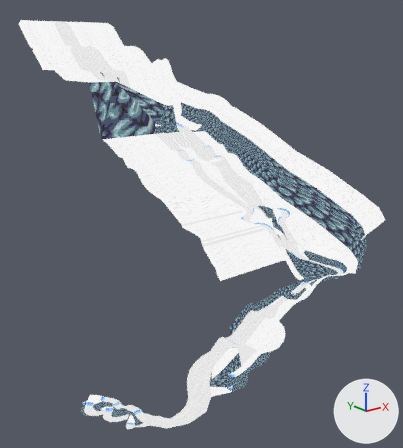
The Blender file Assets/Models/Environments/TrueLevel1/L1_v01.blend, before and after one commit.
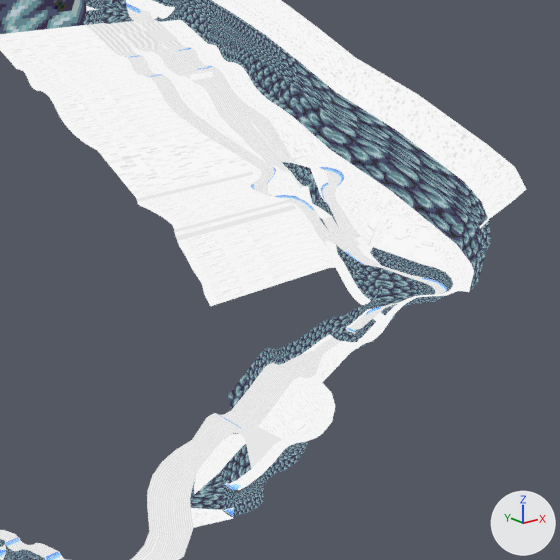
Each version is shown whole from a 50 mm camera at (-788.0, -1676.0, -80.0) aimed at (33.0, -649.0, -491.0), then close up on the part from 27% to 100% of the width and 27% to 92% of the height. Every picture has the same lights, and +X, +Y and +Z are marked at lower right.

Script lines for the objects in view, before the commit:
```python
me_grid = bpy.data.meshes.new('Grid')
me_grid.from_pydata(...)  # 3202 vertices, 3268 faces; spans x -363.0..217.0, y -1082.0..15.0, z -833.0..0.0
me_grid.materials.append(mat_level1textures)
ob_grid = bpy.data.objects.new('Grid', me_grid)
ob_grid.location = (0.0, 0.0, 0.0)
```
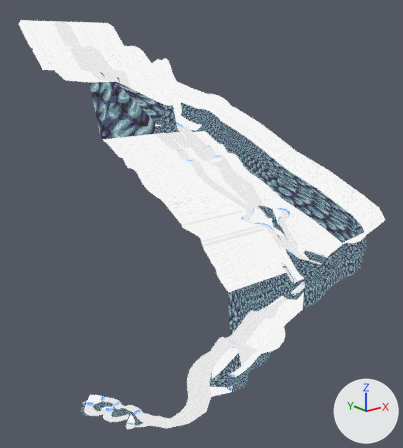
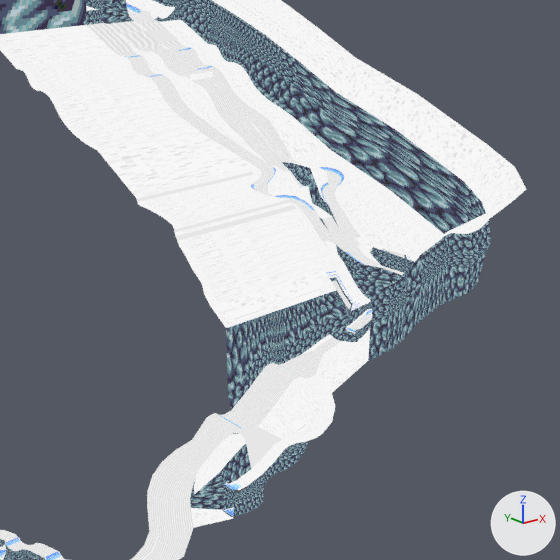
Pixel boxes (x1, y1, x2, y2) of what changed, in the close-ups (560 x 560 px):
part 1 of me_grid, built on
    before: (177, 58, 468, 306)
    after: (177, 58, 510, 394)

Edits to the bpy script that builds the scene:
```text
Change me_grid:
    used by ob_grid; location = (0.0, 0.0, 0.0)
    remove me_grid.from_pydata(...)  # 3202 vertices, 3268 faces; spans x -363.0..217.0, y -1082.0..15.0, z -833.0..0.0
    add me_grid.from_pydata(...)  # 3370 vertices, 3458 faces; spans x -363.0..217.0, y -1082.0..15.0, z -833.0..0.0
    me_grid part 1
    11 vertices are removed from x 44.0..153.0, y -946.0..-817.0, z -511.0..-436.0
    82 faces are deleted
    6 vertices in x 44.0, y -902.0..-862.0, z -501.0..-461.0 move by (-9.0, 0.0, 0.0)
    71 vertices are added at x -127.0..176.0, y -1053.0..-789.0, z -543.0..-426.0
    24 new vertices lie (0.0, 12.0, 4.0) away from vertices in x 182.0..217.0, y -882.0..-807.0, z -417.0..-320.0
    18 new vertices lie (0.0, -13.0, -5.0) away from vertices in x 182.0..217.0, y -932.0..-882.0, z -437.0..-342.0
    5 new vertices lie (-6.0, 0.0, -36.0) away from vertices in x 182.0, y -945.0..-820.0, z -442.0..-398.0
    5 new vertices lie (-20.0, 0.0, -1.0) away from vertices in x 123.0..124.0, y -1082.0..-1042.0, z -519.0..-408.0
    14 new vertices lie (0.0, 2.0, -10.0) away from vertices in x -9.0..88.0, y -1040.0..-1022.0, z -518.0..-473.0
    14 new vertices lie (0.0, 0.0, -40.0) away from vertices in x -9.0..88.0, y -1038.0..-1020.0, z -528.0..-483.0
    14 new vertices lie (0.0, 1.0, 8.0) away from vertices in x -9.0..88.0, y -1040.0..-1022.0, z -518.0..-473.0
    14 new vertices lie (0.0, 1.0, 20.0) away from vertices in x -9.0..88.0, y -1039.0..-1021.0, z -510.0..-465.0
    272 new faces join them
```
